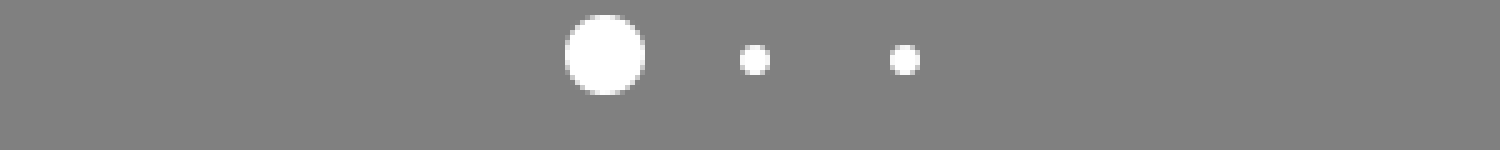
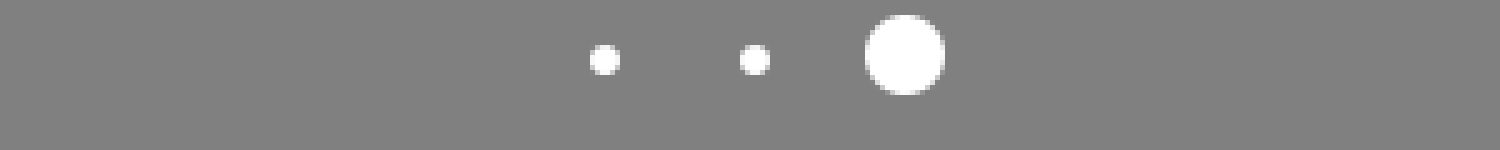
Two versions of the same layered image (1500×150). Layer-by-layer changes:
showed "right-large" over [865, 15, 945, 95]
hid "left-large" over [565, 15, 645, 95]
